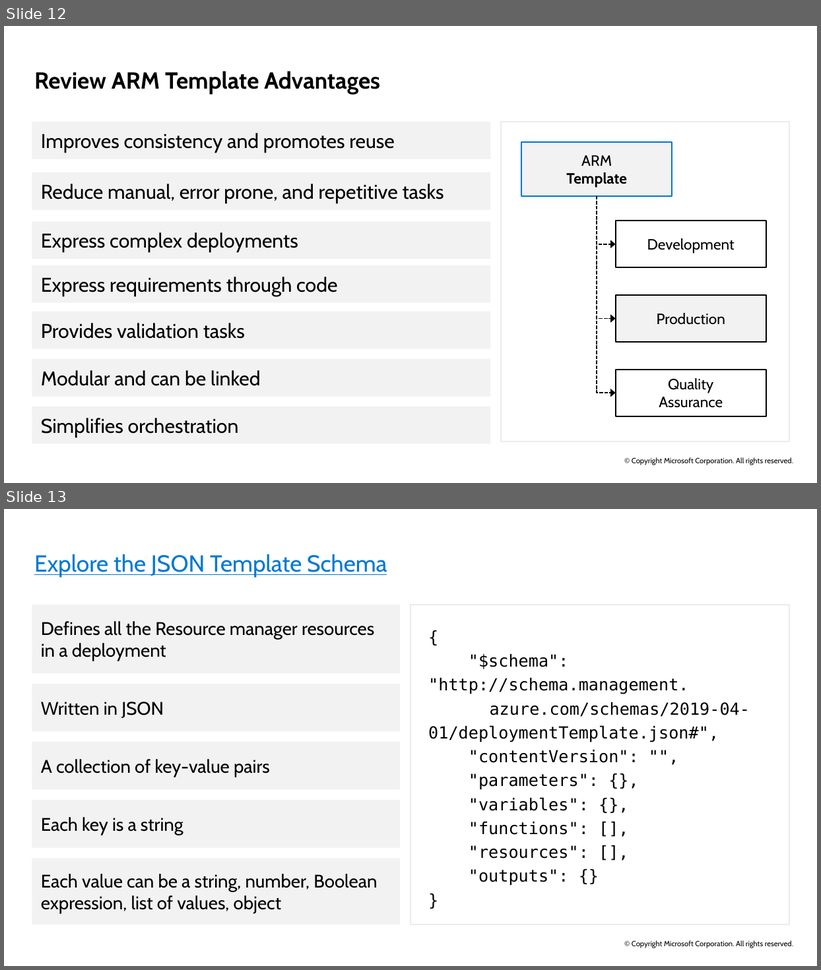
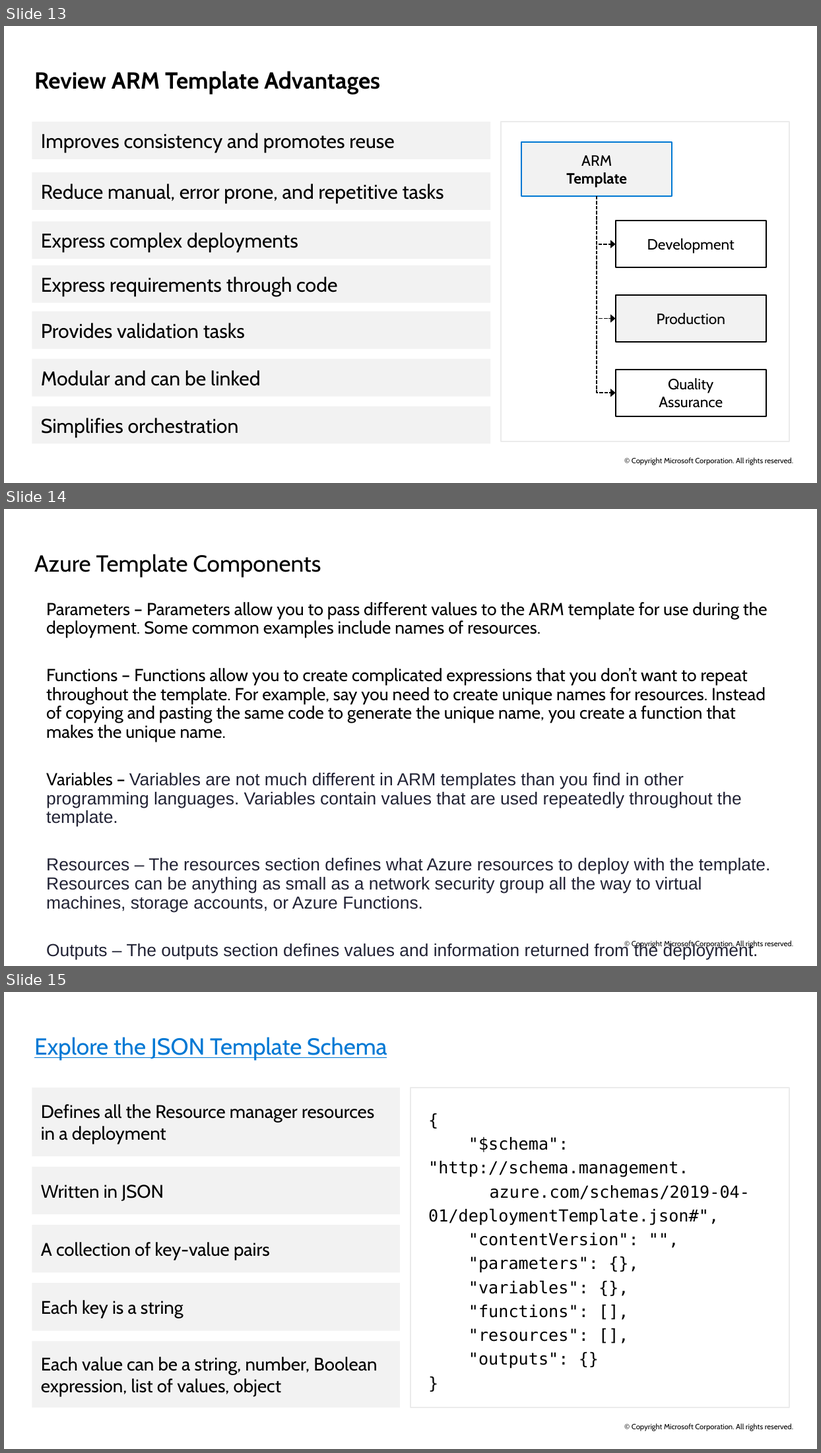
Before and after one commit to ryanpbetts/az-104-material, a slide deck: Slides/AZ-104T00A-ENU-PowerPoint_03 - done.pptx. Shown one above the other, each under a label of ours: slides 12 and 13 before the commit, slides 13, 14 and 15 after it. The pictures are 821x970 and 821x1453 pixels, drawn with LibreOffice and Linux fonts; fonts in the diff are those of the drawing. Boxes give left, top, right and bottom in pixels: in the first picture for what was removed or moved away, otherwise in the second. Text is boxed around its words. In the diff, an @@ line names an element or a change of style, - is before the commit and + after.

```diff
--- a/Slides/AZ-104T00A-ENU-PowerPoint_03 - done.pptx
+++ b/Slides/AZ-104T00A-ENU-PowerPoint_03 - done.pptx
@@ slide 14 added at (4, 509, 817, 966), background #FFFFFF; not listed: 1 template element that a slide beside it also shows @@
@@ title added at (34, 554, 321, 578), 28 pt, text #000000 @@
+Azure Template Components
@@ text added at (46, 602, 771, 960), 21 pt, text #212234 @@
+Parameters – Parameters allow you to pass different values to the ARM template for use during the deployment. Some common examples include names of resources.
+Functions – Functions allow you to create complicated expressions that you don’t want to repeat throughout the template. For example, say you need to create unique names for resources. Instead of copying and pasting the same code to generate the unique name, you create a function that makes the unique name.
+Variables – Variables are not much different in ARM templates than you find in other programming languages. Variables contain values that are used repeatedly throughout the template.
+Resources – The resources section defines what Azure resources to deploy with the template. Resources can be anything as small as a network security group all the way to virtual machines, storage accounts, or Azure Functions.
+Outputs – The outputs section defines values and information returned from the deployment.
@@ what was slide 12 is now slide 13 @@
@@ what was slide 13 is now slide 15 @@
```
Also in this commit, not shown: 2 other slides added, 13 other files.
